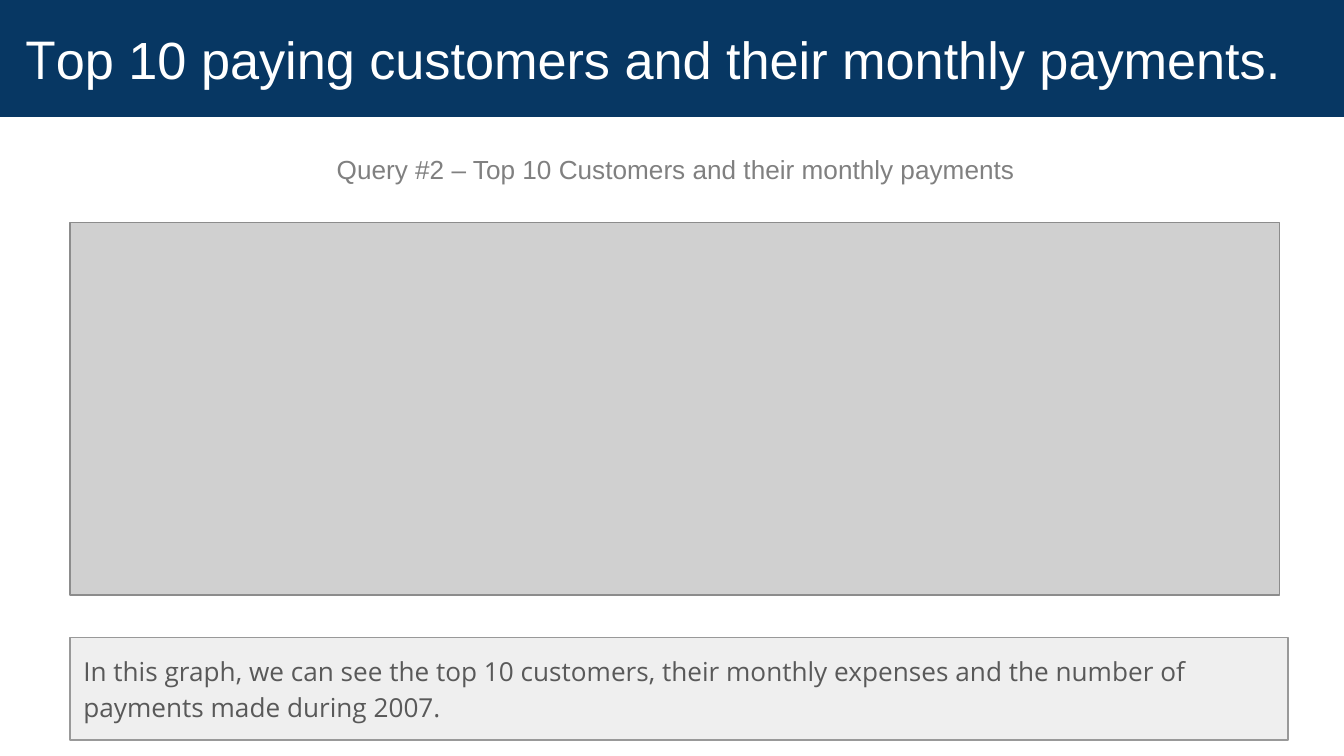
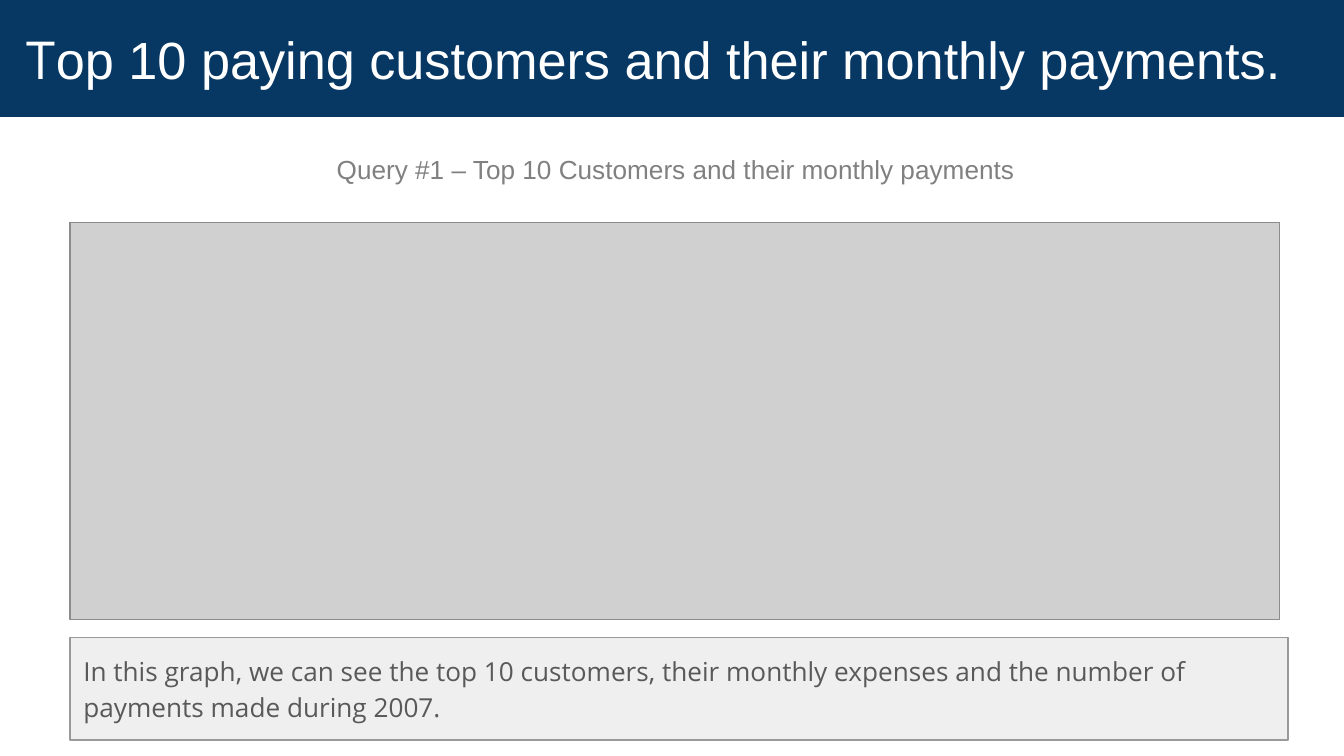
Before and after one commit to RTAndrew/data-science-nanodedree, a slide deck: slide 1 of Projects/Investigate a Relational Database/sql-project-submission-template-1.pptx. Drawn at 1344x756 pixels with LibreOffice and Linux fonts; fonts in the diff are those of the drawing; grey boxes stand for pictures. Boxes give left, top, right and bottom in pixels: in the first picture for what was removed or moved away, otherwise in the second. Text is boxed around its words. In the diff, an @@ line names an element or a change of style, - is before the commit and + after.

```diff
--- a/Projects/Investigate a Relational Database/sql-project-submission-template-1.pptx
+++ b/Projects/Investigate a Relational Database/sql-project-submission-template-1.pptx
@@ text at (x1=337, y1=160, x2=1013, y2=185): text changed @@
-Query #2 – Top 10 Customers and their monthly payments
+Query #1 – Top 10 Customers and their monthly payments
@@ picture resized from (x1=70, y1=222, x2=1279, y2=594) to (x1=70, y1=222, x2=1279, y2=620) @@
@@ rectangle added at (x1=70, y1=222, x2=1279, y2=594), fill #EEEEEE, outline #595959 0.75 pt @@
```
Also in this commit, not shown: 2 other slides changed, 1 other file.
